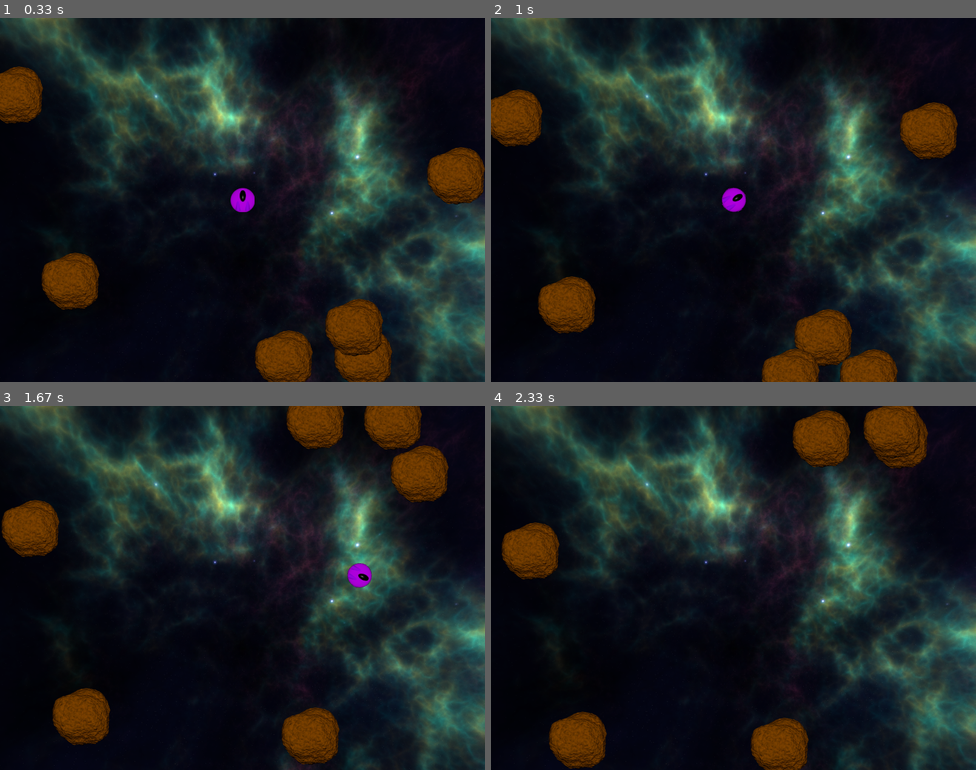
Above: before the commit, frames 1-4 (two rows, left to right).
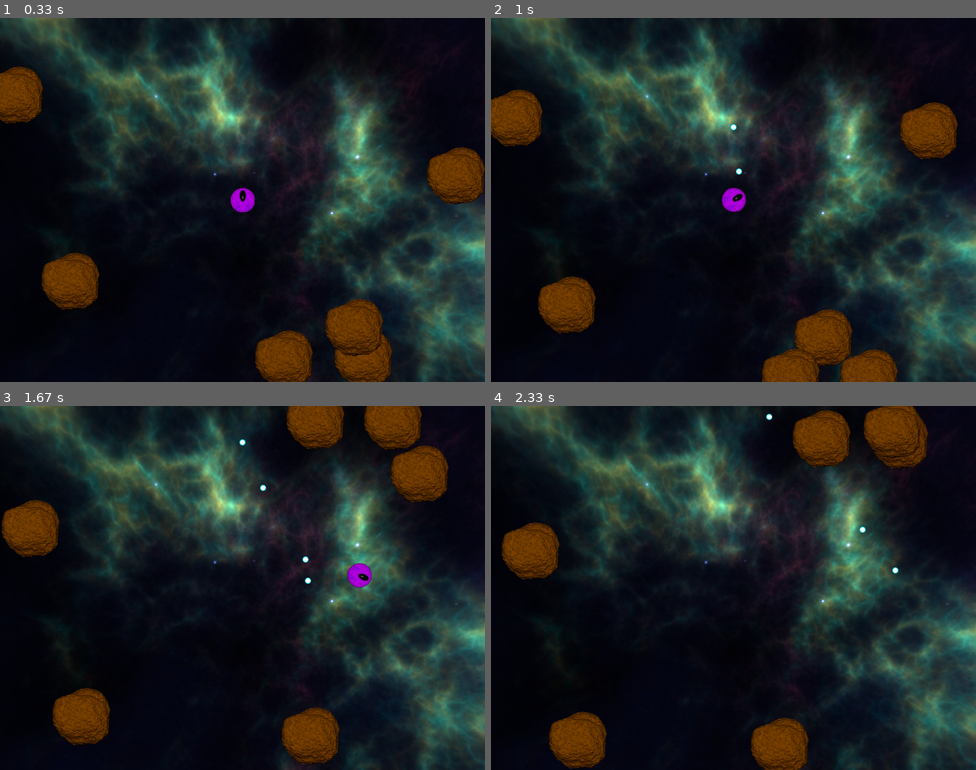
Above: after the commit, the same moments.

Repository: ashishpatel626/Asteroid_pygame
Game: pygame game, started from asteroid/__main__.py
The game is run twice, just before and just after one commit, with the same random seed, the same clock (stepped at 60 frames per second) and the same inputs.
Inputs:
- Up to frame 1 (0.33 s): no input
- Up to frame 2 (1 s): tap Space at 0.33, 0.73 s; hold D from 0.67 s (still down)
- Up to frame 3 (1.67 s): tap Space at 1.03, 1.23, 1.57 s; release D at 1.13 s; hold W 1.17-1.47 s; hold D from 1.5 s (still down)
- Up to frame 4 (2.33 s): tap Space at 1.87, 2.07 s; release D at 1.97 s; hold A from 2 s (still down)

Frame 1 is identical in both runs. In frame 2, less than 0.1% of the frame differs, in the area x 49-52%, y 29-43%; in frame 3, less than 0.1%, in the area x 49-65%, y 9-49%; in frame 4, less than 0.1%.

Commit message:
Add bullet shooting and collision mechanics
Introduces a Bullet class, bullet sprite, and logic for shooting bullets from the spaceship. Bullets are created when the spacebar is pressed, move independently, and destroy asteroids on collision. Updates to game and model logic support bullet management and collision detection.

Diff:
--- a/asteroid/game.py
+++ b/asteroid/game.py
@@ -1,7 +1,7 @@
 import pygame
 from pygame.math import Vector2
 from utils import load_sprite, get_random_position
-from models import Spaceship, Asteroid
+from models import Spaceship, Asteroid, Bullet
 
 class asteroids():
     MIN_ASTEROID_DISTANCE = 250
@@ -11,9 +11,9 @@
         self.screen = pygame.display.set_mode((800, 600))
         self.background = load_sprite('space', False)
         self.clock = pygame.time.Clock()
-
-        self.spaceship = Spaceship(Vector2(400, 300))
-        self.asteroids: list[Spaceship | Asteroid] = []
+        self.asteroids: list[Asteroid] = []
+        self.bullets: list[Bullet] = []
+        self.spaceship = Spaceship(Vector2(400, 300), self.bullets.append)
 
         for _ in range(6):
             while True:
@@ -38,6 +38,9 @@
             if event.type == pygame.QUIT or (event.type == pygame.KEYDOWN and event.key == pygame.K_ESCAPE):
                 quit()
 
+            if self.spaceship and event.type == pygame.KEYDOWN and event.key == pygame.K_SPACE:
+                self.spaceship.shoot()
+
         is_key_pressed = pygame.key.get_pressed()
 
         if self.spaceship:
@@ -60,6 +63,17 @@
                     self.spaceship = None
                     break
 
+        for bullet in self.bullets[:]:
+            if not self.screen.get_rect().collidepoint(bullet.postion):
+                self.bullets.remove(bullet)
+
+        for bullet in self.bullets[:]:
+            for asteroid in self.asteroids[:]:
+                if asteroid.collides_with(bullet):
+                    self.asteroids.remove(asteroid)
+                    self.bullets.remove(bullet)
+                    break
+
     def _draw(self):
         self.screen.blit(self.background, (0,0))
         if self.spaceship:
@@ -70,8 +84,8 @@
         pygame.display.flip()
         self.clock.tick(60)
 
-    def _get_game_objects(self) -> list[Spaceship | Asteroid]:
-        game_objects = [*self.asteroids]
+    def _get_game_objects(self) -> list[ Bullet | Asteroid | Spaceship]:
+        game_objects: list[Asteroid | Bullet | Spaceship] = [*self.asteroids, *self.bullets]
 
         if self.spaceship:
             game_objects.append(self.spaceship)
--- a/asteroid/models.py
+++ b/asteroid/models.py
@@ -1,21 +1,21 @@
 from pygame import Surface
 from pygame.math import Vector2
 from utils import load_sprite, wrap_position, get_random_velocity
-from typing import Any
 from pygame.transform import rotozoom
+from typing import Callable
 
 UP = Vector2(0, -1)
 
 class GameObject:
-    def __init__(self, position: Vector2, sprite: Surface, velocity: Any):
+    def __init__(self, position: Vector2, sprite: Surface, velocity: Vector2):
         self.postion = Vector2(position)
-        self.spirte = sprite
+        self.sprite = sprite
         self.radius = sprite.get_width() / 2
-        self.velocity = Vector2(velocity)
+        self.velocity: Vector2 = Vector2(velocity)
 
     def draw(self, surface: Surface):
         blit_position = self.postion - Vector2(self.radius)
-        surface.blit(self.spirte, blit_position)
+        surface.blit(self.sprite, blit_position)
 
     def move(self, surface: Surface):
         self.postion = wrap_position(self.postion + self.velocity, surface)
@@ -27,8 +27,10 @@
 class Spaceship(GameObject):
     MANEUVERABILITY = 3
     ACCELERATION = 0.25
+    BULLET_SPEED = 3
 
-    def __init__(self, position: Vector2):
+    def __init__(self, position: Vector2, create_bullet_callback: Callable[['Bullet'], None]):
+        self.create_bullet_callback = create_bullet_callback
         self.direction = Vector2(UP)
         super().__init__(position, load_sprite('spaceship'), Vector2(0))
 
@@ -39,7 +41,7 @@
 
     def draw(self, surface: Surface):
         angle = self.direction.angle_to(UP)
-        rotated_surface = rotozoom(self.spirte, angle, 1.0)
+        rotated_surface = rotozoom(self.sprite, angle, 1.0)
         rotated_surface_size = Vector2(rotated_surface.get_size())
         blit_position = self.postion - rotated_surface_size * 0.5
         surface.blit(rotated_surface, blit_position)
@@ -47,8 +49,20 @@
     def accelerate(self):
         self.velocity += self.direction * self.ACCELERATION
 
+    def shoot(self):
+        bullet_velocity = self.direction * self.BULLET_SPEED + self.velocity
+        bullet = Bullet(self.postion, bullet_velocity)
+        self.create_bullet_callback(bullet)
+
 class Asteroid(GameObject):
     MIN_ASTEROID_DISTANCE = 250
 
     def __init__(self, position: Vector2):
         super().__init__(position, load_sprite('asteroid'), get_random_velocity(1, 3))
+
+class Bullet(GameObject):
+    def __init__(self, position: Vector2, velocity: Vector2):
+        super().__init__(position, load_sprite('bullet'), velocity)
+
+    def move(self, surface: Surface):
+        self.postion = self.postion + self.velocity
Binary file added: assets/sprites/bullet.png
